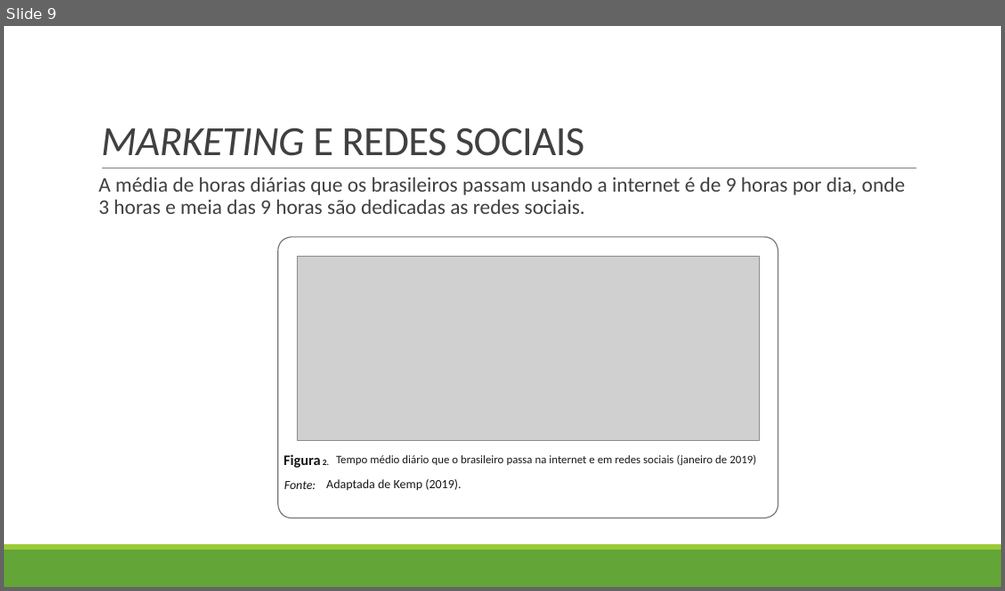
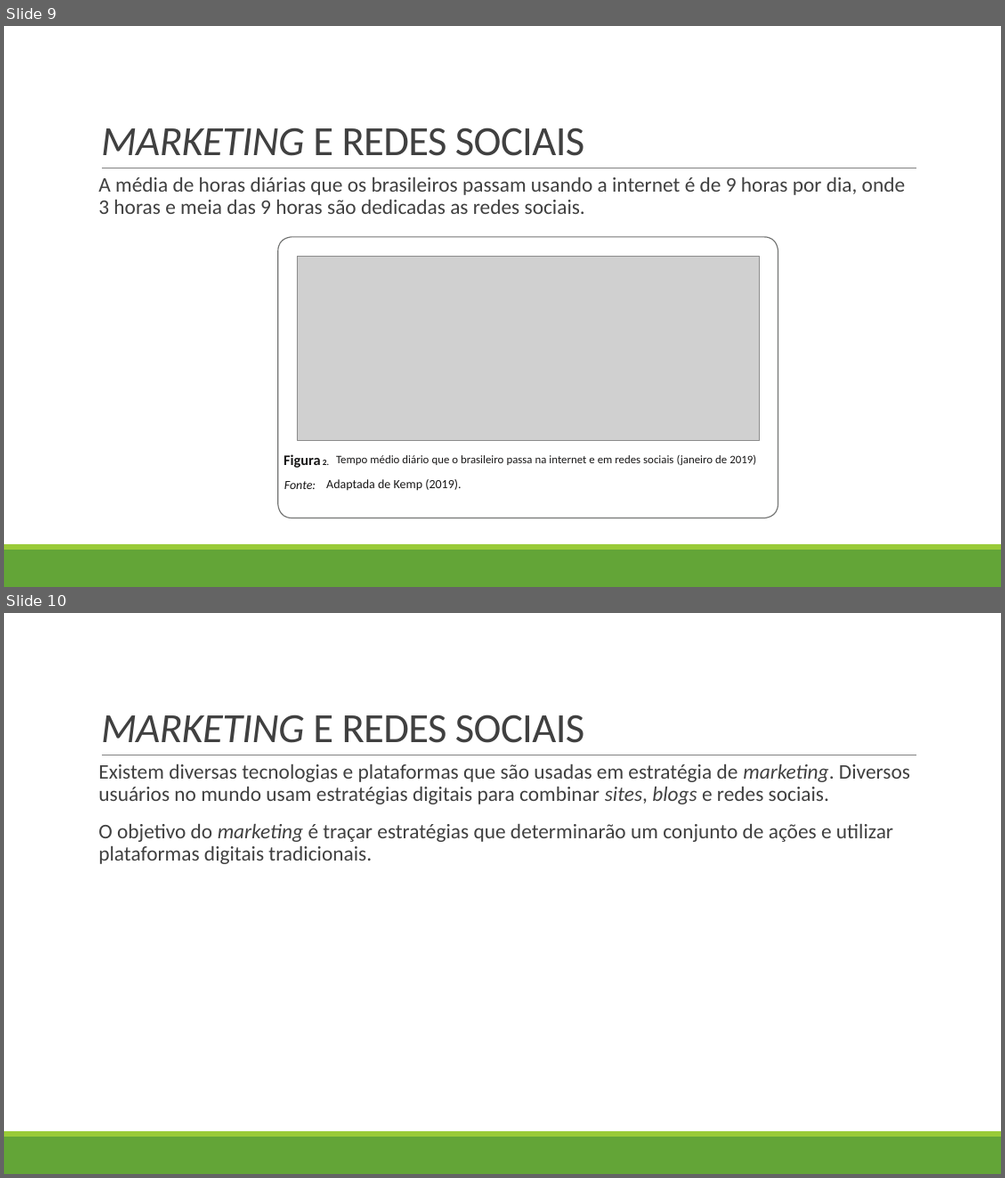
Before and after one commit to LucasHerculanoAmaro/Minhas-Aulas, a slide deck: Euripedes Simões de Paula/Gestão de Conteúdo WEB II/Aula 1/Redes Sociais.pptx. Shown one above the other, each under a label of ours: slide 9 before the commit, slides 9 and 10 after it. The pictures are 1005x591 and 1005x1178 pixels, drawn with LibreOffice and Linux fonts; fonts in the diff are those of the drawing; grey boxes stand for pictures. Boxes give left, top, right and bottom in pixels: in the first picture for what was removed or moved away, otherwise in the second. Text is boxed around its words. In the diff, an @@ line names an element or a change of style, - is before the commit and + after.

```diff
--- a/Euripedes Simões de Paula/Gestão de Conteúdo WEB II/Aula 1/Redes Sociais.pptx
+++ b/Euripedes Simões de Paula/Gestão de Conteúdo WEB II/Aula 1/Redes Sociais.pptx
@@ slide 10 added at <box>4,613,1001,1174</box>, background #FFFFFF; not listed: 3 template elements that a slide beside it also shows @@
@@ title added at <box>101,714,584,743</box>, 40 pt, text #404040 @@
+MARKETING E REDES SOCIAIS
@@ text added at <box>98,764,910,864</box>, 20 pt, text #404040 @@
+  Existem diversas tecnologias e plataformas que são usadas em estratégia de marketing. Diversos usuários no mundo usam estratégias digitais para combinar sites, blogs e redes sociais.
+  O objetivo do marketing é traçar estratégias que determinarão um conjunto de ações e utilizar plataformas digitais tradicionais.
```
Also in this commit, not shown: 4 other slides added.
